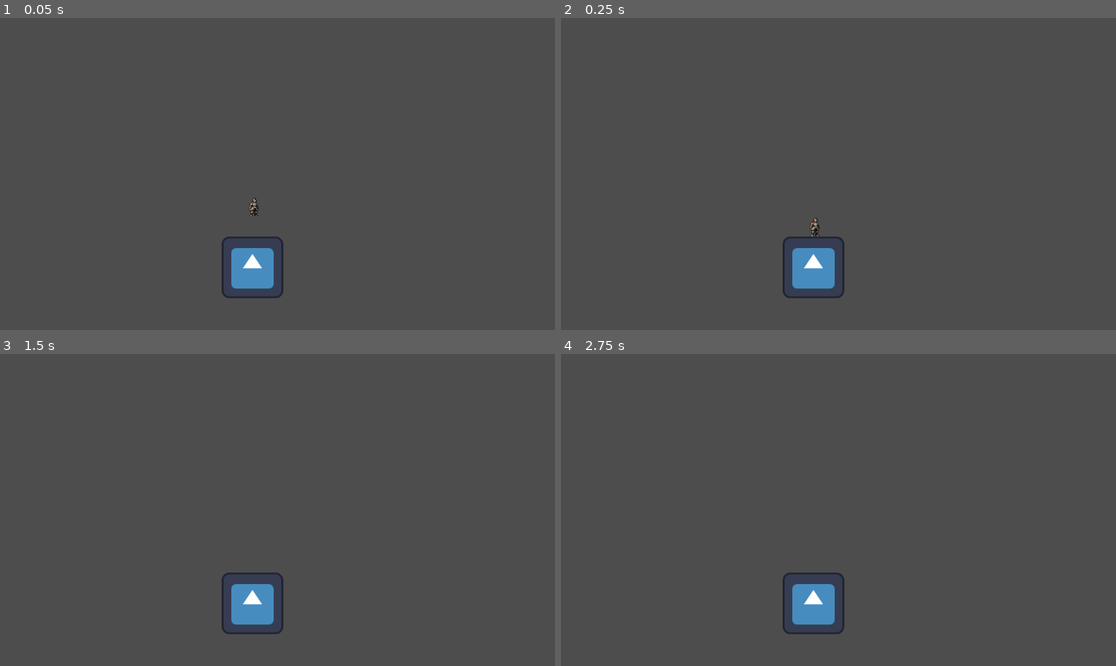
Above: before the commit, frames 1-4 (two rows, left to right).
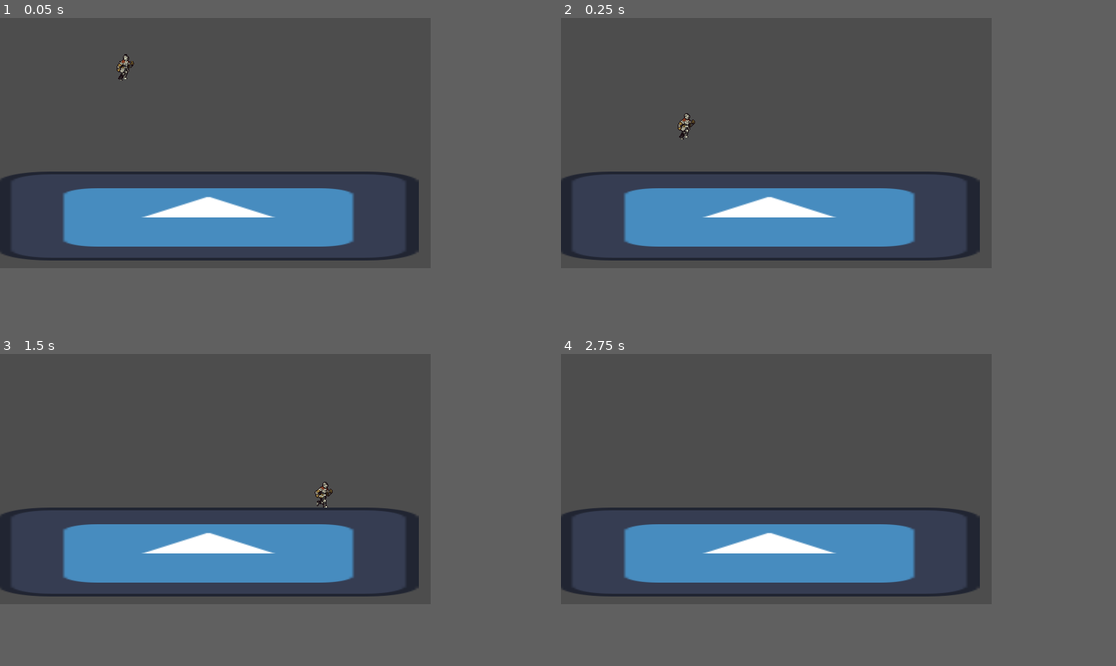
Above: after the commit, the same moments.

Repository: Avigyan2307/6V-FinalShowdown-Informatica
Game: Godot game, scene res://Scenes/main.tscn
Two runs of this game, one before a commit and one after it. Both use one fixed random seed, a clock stepped at 60 frames per second and the inputs below. The engine's default icon, where the game draws it, is replaced by a stand-in: a white triangle on a blue panel in a dark square.
Inputs:
- Up to frame 1 (0.05 s): no input
- Up to frame 2 (0.25 s): no input
- Up to frame 3 (1.5 s): hold Right (right) from 0.53 s (still down); tap W (jump) at 0.6, 0.77, 1.07, 1.35 s
- Up to frame 4 (2.75 s): tap W (jump) at 1.52, 1.82, 2.1 s; release Right (right) at 2.03 s; hold A (left) from 2.03 s (still down)
In our replay, the window is 799x449 before the commit and 620x360 after it. These sizes can differ from the game's own. Grey fills any space a smaller window leaves; there, only what the larger window draws over its background counts as a difference.

The runs differ from the first frame. In frame 1, 14% of the frame differs, in the area x 0-76%, y 11-90%; in frame 2, 14%; in frame 3, 14%, in the area x 0-76%, y 40-90%; in frame 4, 13%.

Commit message:
Further update using temp assets

Diff:
--- a/6v-informatica-laatste-project/Scenes/main.tscn
+++ b/6v-informatica-laatste-project/Scenes/main.tscn
@@ -4,7 +4,7 @@
 [ext_resource type="PackedScene" uid="uid://b870n1o8uf078" path="res://Scenes/player.tscn" id="2_8gbba"]
 
 [sub_resource type="RectangleShape2D" id="RectangleShape2D_jjvhh"]
-size = Vector2(130, 129)
+size = Vector2(610, 109.5)
 
 [node name="Main" type="Node2D" unique_id=1921143970]
 metadata/_edit_horizontal_guides_ = [-157.0]
@@ -12,13 +12,14 @@
 [node name="StaticBody2D" type="StaticBody2D" parent="." unique_id=2041132098]
 
 [node name="CollisionShape2D" type="CollisionShape2D" parent="StaticBody2D" unique_id=2090180637]
-position = Vector2(524, 517.5)
+position = Vector2(302, 275.75)
 shape = SubResource("RectangleShape2D_jjvhh")
 
 [node name="Sprite2D" type="Sprite2D" parent="StaticBody2D" unique_id=1468733543]
-position = Vector2(524, 518)
+position = Vector2(300.00003, 285)
+scale = Vector2(4.734375, 1)
 texture = ExtResource("1_bo1nx")
 metadata/_edit_group_ = true
 
 [node name="Player - CB2D" parent="." unique_id=1634954382 instance=ExtResource("2_8gbba")]
-position = Vector2(532, 369)
+position = Vector2(184, 48)
--- a/6v-informatica-laatste-project/Scripts/player.gd
+++ b/6v-informatica-laatste-project/Scripts/player.gd
@@ -3,24 +3,34 @@
 
 
 const SPEED = 300.0
-const JUMP_VELOCITY = -850.0
+const JUMP_VELOCITY = -450.0
 
 
 func _physics_process(delta: float) -> void:
 	# Add the gravity.
+
+	if velocity.x > 1 or velocity.x <-1:
+		animated_sprite_2d.animation = "run"
+	else:
+		animated_sprite_2d.animation = "idle"
 	if not is_on_floor():
 		velocity += get_gravity() * delta
-
+		animated_sprite_2d.animation = "jump"
 	# Handle jump.
 	if Input.is_action_just_pressed("jump") and is_on_floor():
 		velocity.y = JUMP_VELOCITY
 
 	# Get the input direction and handle the movement/deceleration.
-	# As good practice, you should replace UI actions with custom gameplay actions.
-	var direction := Input.get_axis("ui_left", "ui_right")
+
+	var direction := Input.get_axis("left", "right")
 	if direction:
 		velocity.x = direction * SPEED
 	else:
 		velocity.x = move_toward(velocity.x, 0, SPEED)
 
 	move_and_slide()
+
+	if direction == 1.0:
+		animated_sprite_2d.flip_h = false
+	elif direction == -1.0:
+		animated_sprite_2d.flip_h = true
--- a/6v-informatica-laatste-project/project.godot
+++ b/6v-informatica-laatste-project/project.godot
@@ -14,6 +14,11 @@
 run/main_scene="uid://gxdvpodif72"
 config/features=PackedStringArray("4.6", "Forward Plus")
 config/icon="res://icon.svg"
+
+[display]
+
+window/size/viewport_width=620
+window/size/viewport_height=360
 
 [input]
 
